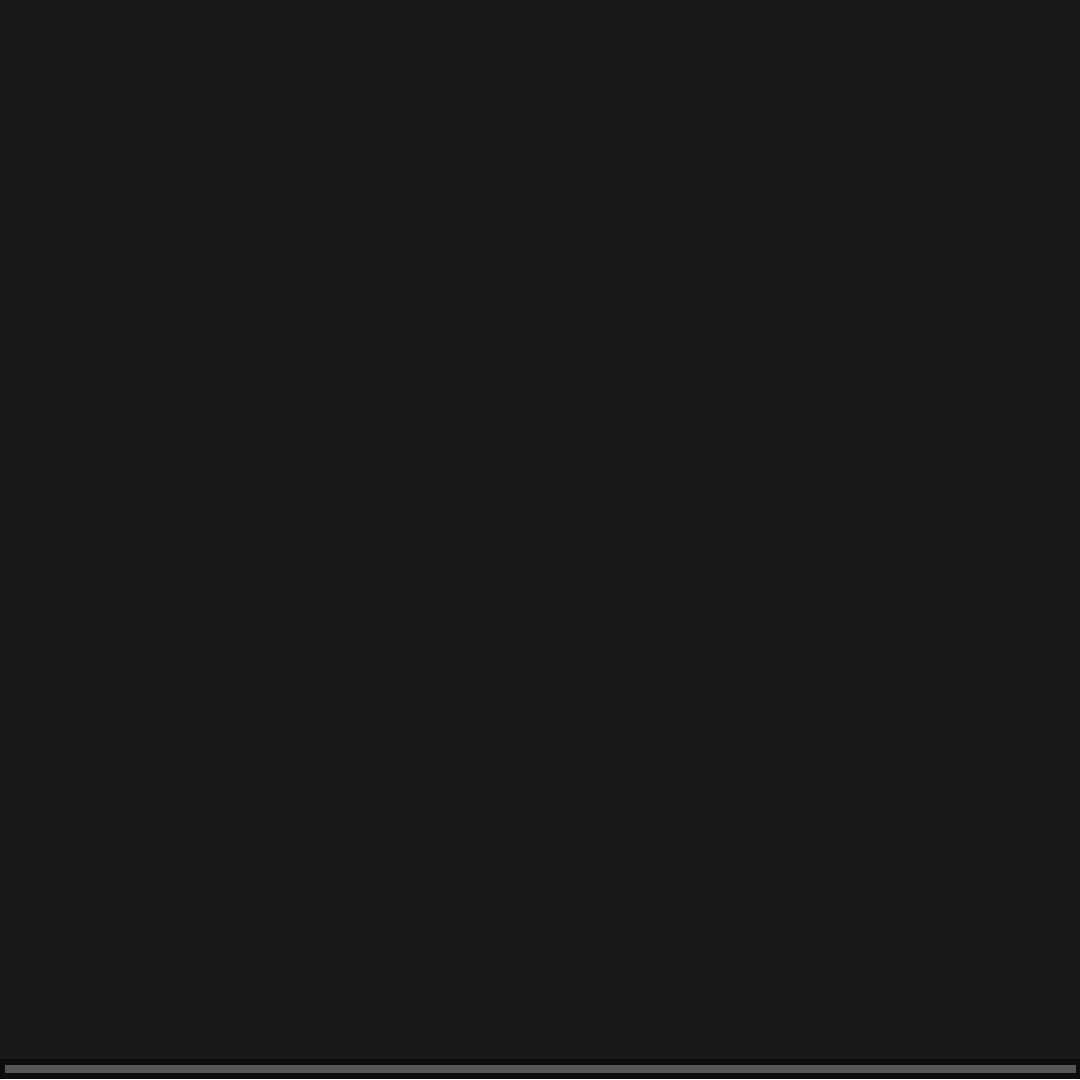
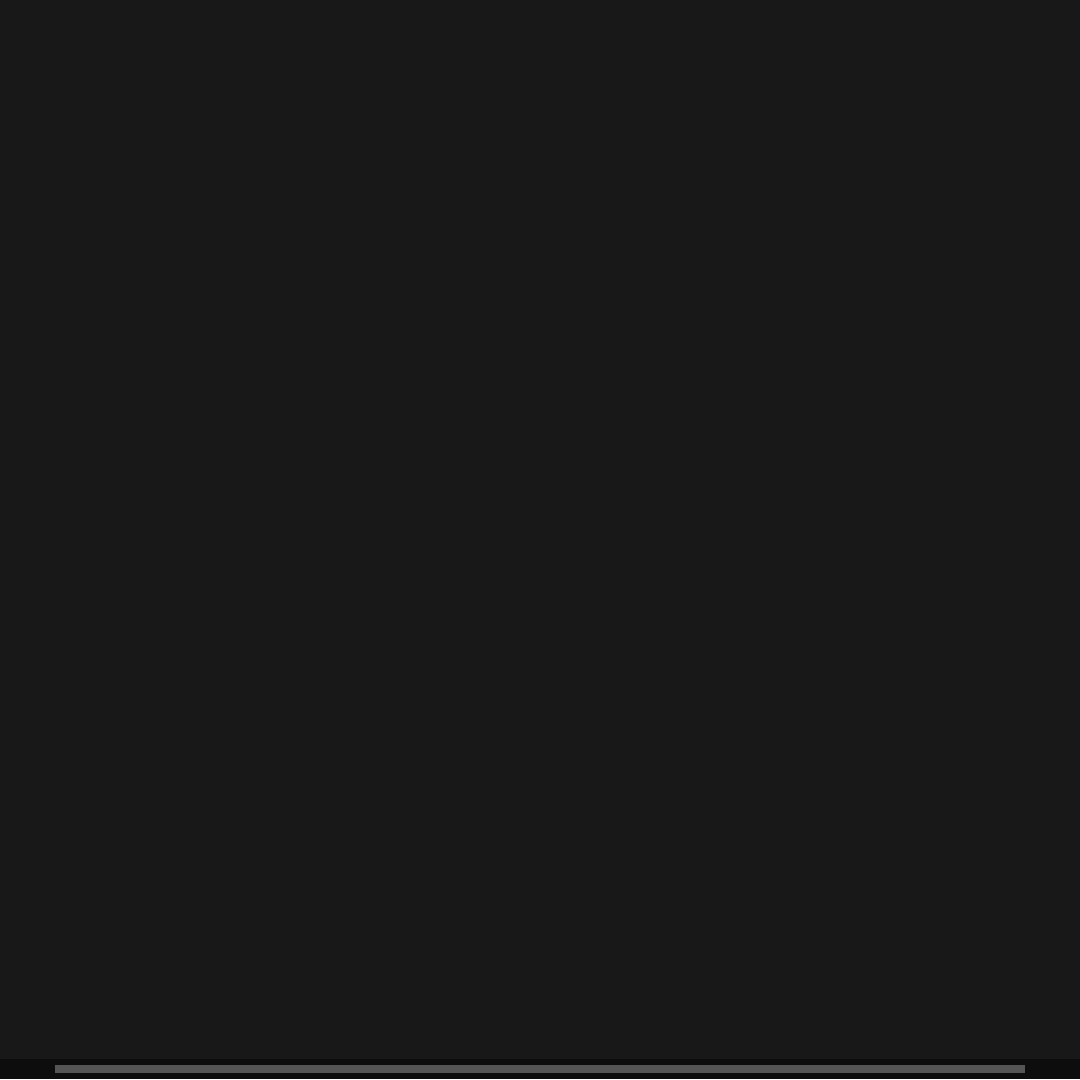
Layer changes from the first (1080, 1080) image to the second:
painted on "Прямоугольник 2" over <box>5,1065,1076,1073</box>
